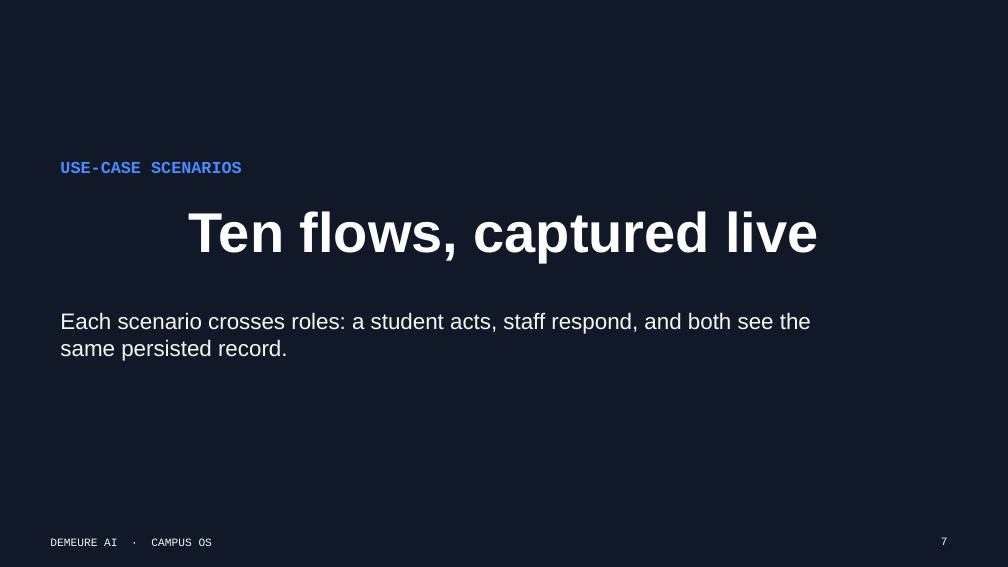
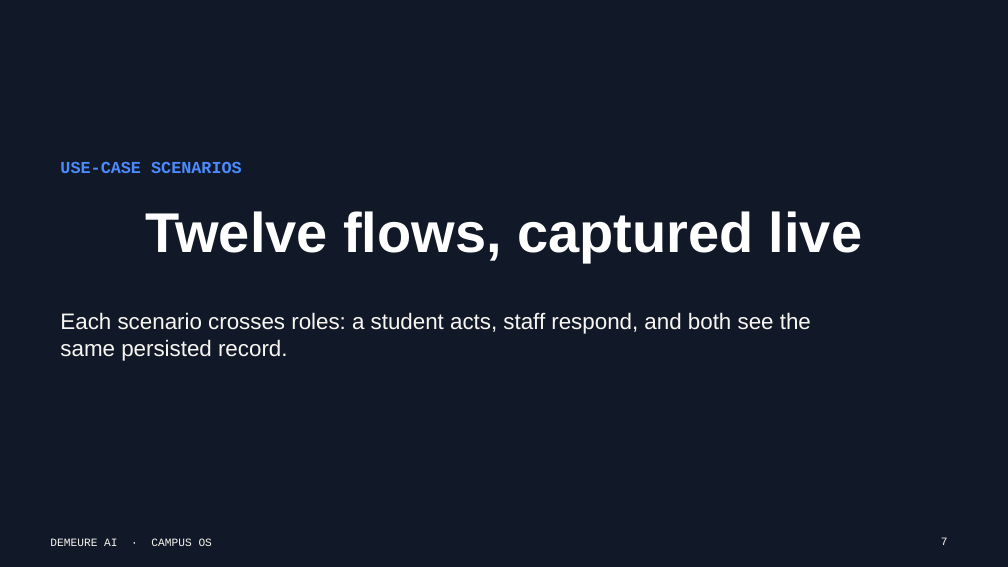
Before and after one commit to Prateeeek7/DemeureAI, a slide deck: slide 7 of presentation/Demeure_AI_Showcase.pptx. Drawn at 1008x567 pixels with LibreOffice and Linux fonts; fonts in the diff are those of the drawing. Boxes give left, top, right and bottom in pixels: in the first picture for what was removed or moved away, otherwise in the second. Text is boxed around its words. In the diff, an @@ line names an element or a change of style, - is before the commit and + after.

```diff
--- a/presentation/Demeure_AI_Showcase.pptx
+++ b/presentation/Demeure_AI_Showcase.pptx
@@ title at [145,211,862,262]: text changed @@
-Ten flows, captured live
+Twelve flows, captured live
```
Also in this commit, not shown: 1 other slide changed, 1 slide removed, 1 other file.
